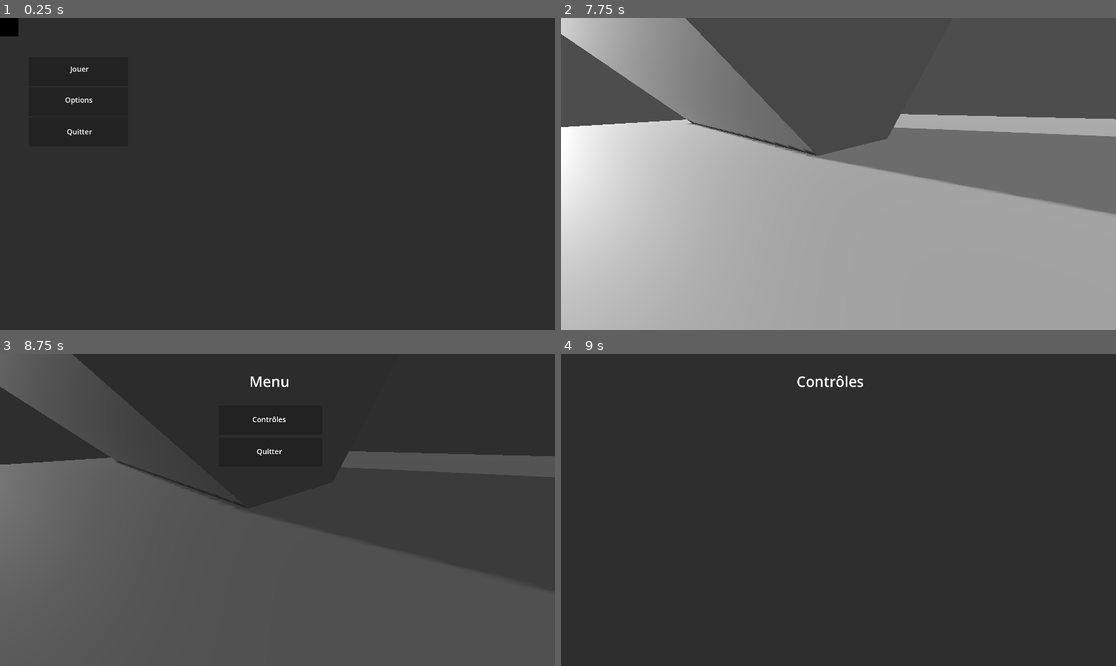
Above: before the commit, frames 1-4 (two rows, left to right).
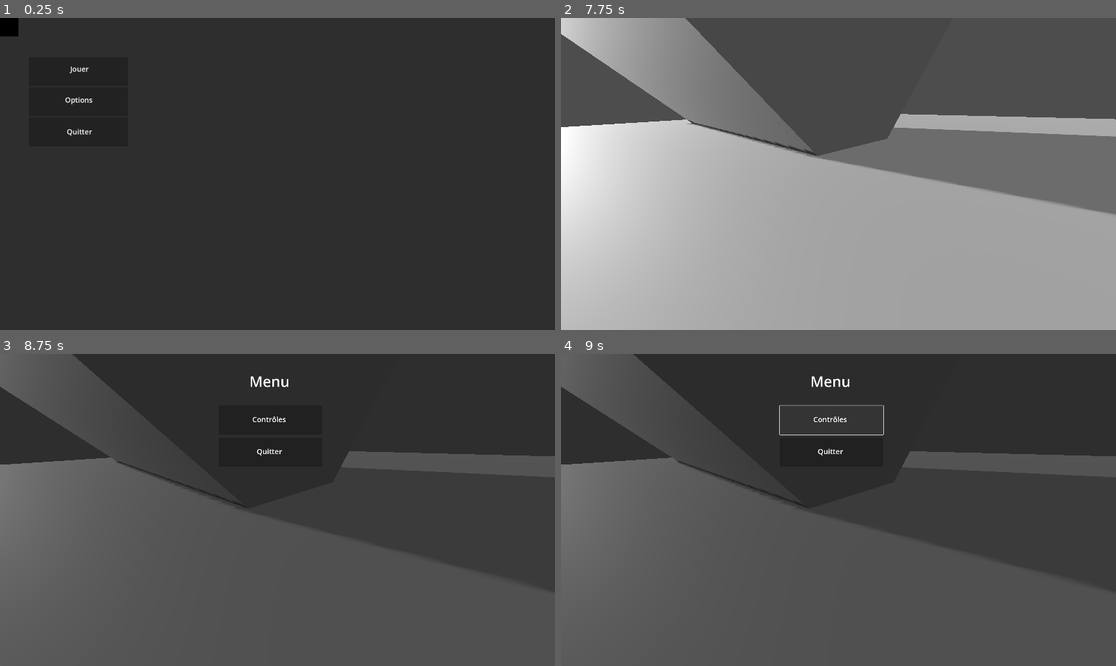
Above: after the commit, the same moments.

Repository: ResyYT/Cauchemarsenfouisv2
Game: Godot game, scene res://scenes/menu_start.tscn
Same seed, same stepped clock (60 frames per second), same inputs: the game is played once before the commit and once after it. Video files are missing from this copy of the repository; at most half a second of black plays in their place.
Inputs (mouse positions are in pixels of both pictures, inside the frame that each line leads up to):
- Up to frame 1 (0.25 s): no input
- Up to frame 2 (7.75 s): click "[center][font_size=25]Jouer" at 0.5 s; click (832, 92) at 1.27 s; type "Alex" at 1.35 s; click "[center][font_size=25 ]Retour" at 2 s; click "[center][font_size=25]Jouer" at 2.75 s; click "Connection" at 3.5 s; tap Enter (ui_accept) at 4.25, 4.52, 5.27, 6.77, 7.52 s; move the mouse to (866, 174) at 4.27 s; hold W (forward) from 4.28 s (still down); move the mouse to (810, 174) at 5.02 s; move the mouse to (849, 167) at 5.77 s; move the mouse to (832, 180) at 6.52 s; move the mouse to (877, 177) at 7.27 s
- Up to frame 3 (8.75 s): tap Escape (echap) at 7.9 s; move the mouse to (111, 463) at 8.02 s; release W (forward) at 8.03 s; hold A (left) from 8.03 s (still down); tap Enter (ui_accept) at 8.27 s
- Up to frame 4 (9 s): release A (left) at 8.75 s; click "[center][font_size=25]Contrôl…" at 8.75 s

Frames 1-3 are identical in both runs. In frame 4, 54% of the frame differs, in the area x 0-100%, y 0-100%.
Error after the commit: Parse Error: Cannot call non-static function "mouvement_detector_modifieur()" on the class "player_startup" directly. Make an instance instead. (res://scripts/…

Commit message:
update bug

Diff:
--- a/scripts/EchapMenu.gd
+++ b/scripts/EchapMenu.gd
@@ -16,4 +16,5 @@
 
 
 func _on_quitter_bouton_pressed():
+	player_startup.mouvement_detector_modifieur()
 	get_tree().change_scene_to_file("res://scenes/menu_start.tscn")
--- a/scripts/basic_player_startup.gd
+++ b/scripts/basic_player_startup.gd
@@ -1,5 +1,7 @@
 @tool
 extends CharacterBody3D
+
+class_name player_startup
 
 var BasicFPSPlayerScene : PackedScene = preload("res://scenes/basic_player_head.tscn")
 var addedHead = false
@@ -85,11 +87,10 @@
 
 func _physics_process(delta):
 	if Input.is_action_just_pressed("echap"):
+		mouvement_detector_modifieur()
 		if mouvement == false:
-			mouvement = true
 			Input.mouse_mode = Input.MOUSE_MODE_CAPTURED
 		elif mouvement == true:
-			mouvement = false
 			Input.mouse_mode = Input.MOUSE_MODE_VISIBLE
 
 	if Engine.is_editor_hint():
@@ -185,3 +186,9 @@
 	if $Head.position == head_start_pos:
 		pass
 	$Head.position = lerp($Head.position, head_start_pos, 2 * (1/HEAD_BOB_FREQUENCY) * delta)
+
+func mouvement_detector_modifieur():
+	if mouvement == false:
+		mouvement = true
+	elif mouvement == true:
+		mouvement = false
